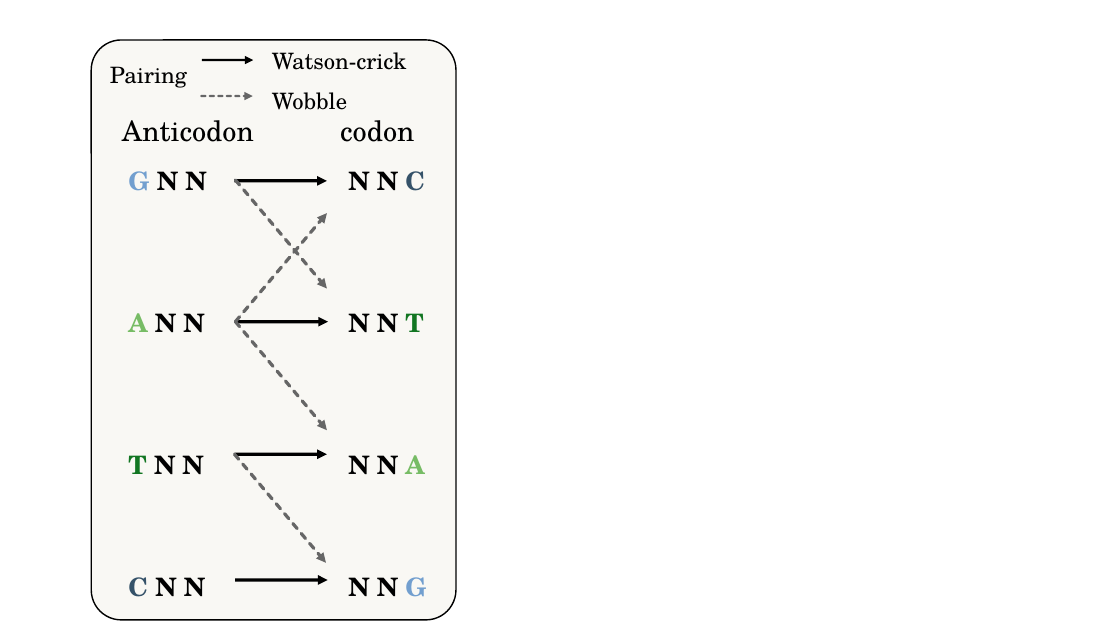
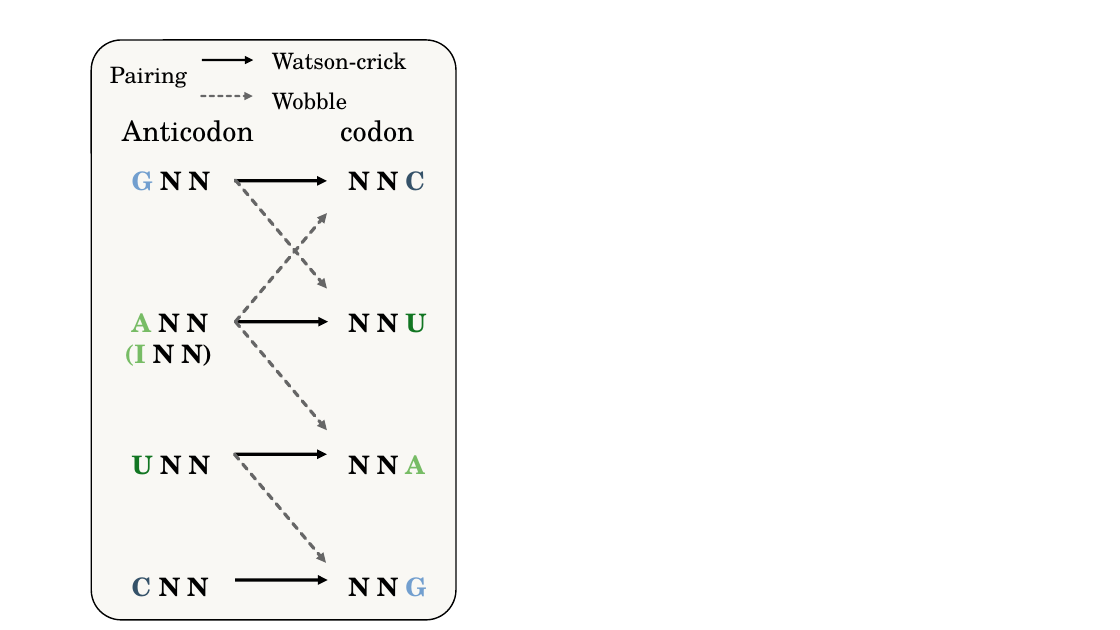
Before and after one commit to FloBeni/2024-translational_selection, a slide deck: slide 1 of figure/images_library/wobble_pairing.odp. Drawn at 1120x630 pixels with LibreOffice and Linux fonts; fonts in the diff are those of the drawing. Boxes give left, top, right and bottom in pixels: in the first picture for what was removed or moved away, otherwise in the second. Text is boxed around its words. In the diff, an @@ line names an element or a change of style, - is before the commit and + after.

```diff
--- a/figure/images_library/wobble_pairing.odp
+++ b/figure/images_library/wobble_pairing.odp
@@ text at (348,313,426,333): text changed @@
-N N T
+N N U
@@ text at (124,344,212,475): text changed @@
-T N N
+(I N N)
+U N N
```
Also in this commit, not shown: 12 other files.
